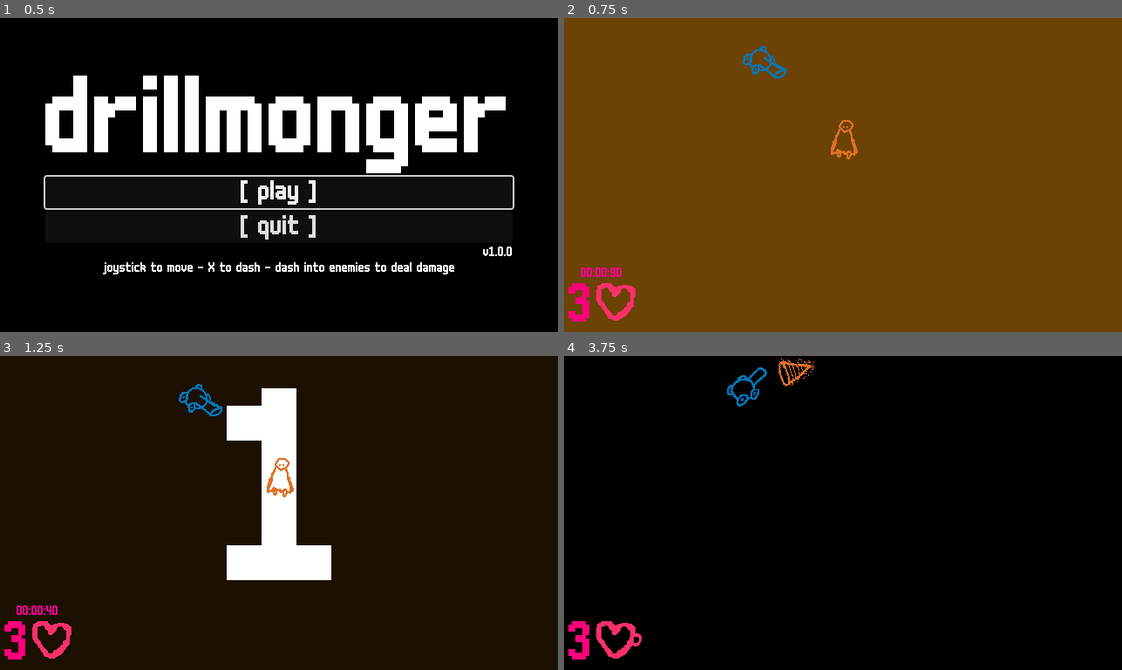
Above: before the commit, frames 1-4 (two rows, left to right).
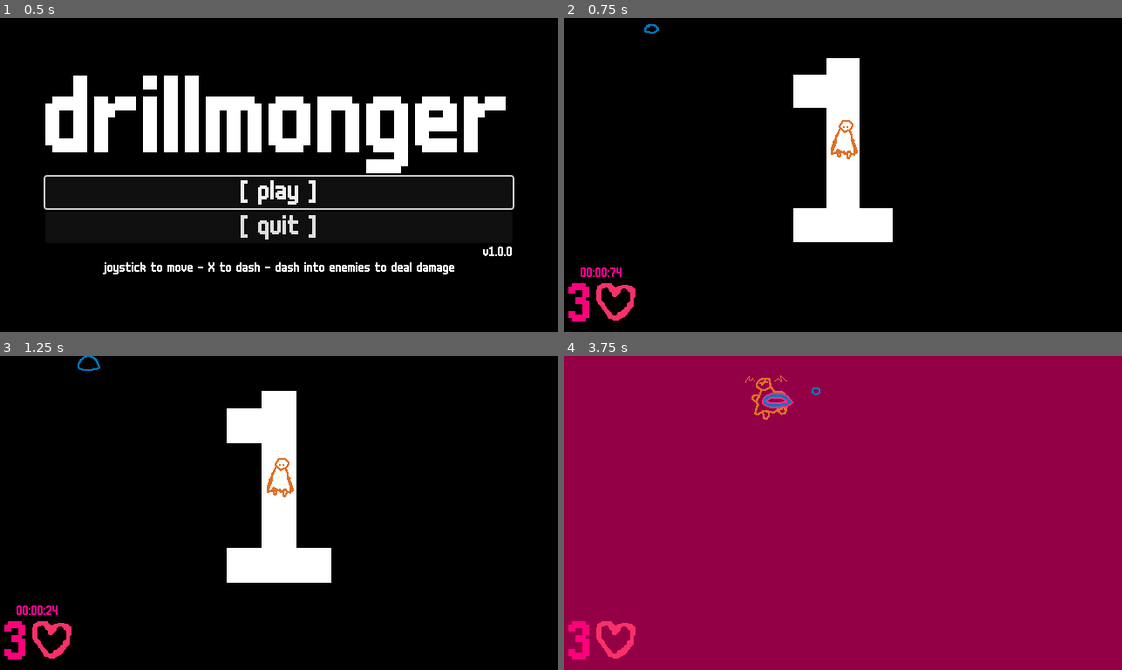
Above: after the commit, the same moments.

Repository: NonGMOTrash/drillmonger
Game: Godot game, scene res://title/title.tscn
The game is run twice, just before and just after one commit, with the same random seed, the same clock (stepped at 60 frames per second) and the same inputs.
Inputs:
- Up to frame 1 (0.5 s): no input
- Up to frame 2 (0.75 s): click "[ play ]" at 0.5 s
- Up to frame 3 (1.25 s): no input
- Up to frame 4 (3.75 s): hold D (right) 1.28-2.03 s; tap Space (dash) every 0.75 s from 1.35 to 3.6 s; hold S (down) 2.03-2.78 s; hold D (right) 2.78-3.53 s; hold W (up) from 3.53 s (still down)

Frame 1 is identical in both runs. In frame 2, 99% of the frame differs, in the area x 0-100%, y 0-100%; in frame 3, 94%; in frame 4, 99%.

Commit message:
added slimes

Diff:
--- a/components/hurtbox/hurtbox.gd
+++ b/components/hurtbox/hurtbox.gd
@@ -35,10 +35,14 @@
 	elif hitbox_parent is Entity:
 		var entity: Entity = hitbox_parent
 		parent.health -= entity.damage
+		parent.velocity -= parent.global_position.direction_to(entity.global_position).normalized() * 325.0
 		was_hit.emit(entity.global_position)
 
 		var particle: Particle = PARTICLE_HIT.instantiate()
-		particle.modulate = COLOR_ORANGE
+		if entity is Player:
+			particle.modulate = COLOR_ORANGE
+		else:
+			particle.modulate = COLOR_PINK
 		particle.global_position = global_position
 		particle.rotation = global_position.direction_to(entity.global_position).angle()
 		get_tree().current_scene.add_child(particle)
--- a/entity/cannon/cannon.gd
+++ b/entity/cannon/cannon.gd
@@ -10,14 +10,11 @@
 @onready var room: Node = get_parent()
 @onready var sound: AudioStreamPlayer2D = $sound
 
-var player: Player
+@onready var player: Player = get_tree().current_scene.player
 
 var projectile: PackedScene = preload("res://projectile/ball/ball.tscn")
 var startup_time: float = STARTUP_TIME
 var shot_time: float = 0.0
-
-func _ready() -> void:
-	player = get_tree().current_scene.player
 
 func _physics_process(delta: float) -> void:
 	if startup_time > 0:
--- a/entity/entity.gd
+++ b/entity/entity.gd
@@ -3,7 +3,7 @@
 
 const MAP_BORDER: Vector2 = Vector2(640, 360)
 
-@export var accel: float = 120.00 * 60.0
+var accel: float = 120.00 * 60.0
 var slow_down: float = 120 * 60.0
 var top_speed: float = 700.0
 
@@ -12,6 +12,7 @@
 var damage: int = 1
 
 signal crossed_map_border
+signal death
 
 func _physics_process(delta: float) -> void:
 	if direction != Vector2.ZERO:
@@ -39,4 +40,5 @@
 		crossed_map_border.emit()
 
 func die() -> void:
+	death.emit()
 	queue_free()
--- a/entity/mage/mage.gd
+++ b/entity/mage/mage.gd
@@ -3,7 +3,7 @@
 
 const STARTUP_TIME: float = 0.8
 const SHOT_INTERVAL: float = 7.0
-const TP_INTERVAL: float = 3.0
+const TP_INTERVAL: float = 2.0
 
 @onready var animation: AnimationPlayer = $AnimationPlayer
 @onready var sprite: Sprite2D = $Sprite2D
--- a/entity/player/player.gd
+++ b/entity/player/player.gd
@@ -6,10 +6,12 @@
 
 const DASH_COOLDOWN: float = 0.01
 const DASH_STRENGTH: float = 1000.0
-const PARRY_WINDOW: float = 0.016
+const PARRY_WINDOW_PROJECITLE: float = 0.016
+const PARRY_WINDOW_MELEE: float = 0.05
 const PARRY_LOCKOUT: float = 0.1
-const PARRY_INVULN_TIME: float = 0.05
+const PARRY_INVULN_TIME: float = 0.07
 const CROSSOVER_INVULN_TIME: float = 0.15
+const HIT_INVULN_TIME: float = 0.05
 const DAMAGE: int = 1
 const HIT_KNOCKBACK: float = 700.0
 
@@ -17,20 +19,23 @@
 @onready var hitbox_cshape: CollisionShape2D = $hitbox/CollisionShape2D
 @onready var hurtbox: Area2D = $hurtbox
 @onready var parrybox: Area2D = $parrybox
+@onready var parrybox_cshape: CollisionShape2D = $parrybox/CollisionShape2D
 @onready var sprite: Sprite2D = $Sprite2D
 @onready var sprite_animation: AnimationPlayer = $Sprite2D/AnimationPlayer
 @onready var animation: AnimationPlayer = $AnimationPlayer
-
 @onready var main: Main = get_parent()
 
+const PARRY_WINDOW_MAX: float = max(PARRY_WINDOW_PROJECITLE, PARRY_WINDOW_MELEE)
+
 var cooldown_dash: float = 0
-var stored_direction: Vector2 = Vector2.ZERO
+var stored_direction: Vector2 = Vector2.DOWN
 var parrying_time: float = 0
 var parrying_lockout: float = 0
 var parry_success: bool = false
 var invuln_time: float = 0
 var recent_crossovers: int = 0 # counts the crossovers in the last second to prevent cheesing with the invuln
 var crossover_reset_time: float = 1.0
+var sprite_old_frame: int = 0
 
 func _init() -> void:
 	accel = 250 * 60
@@ -67,8 +72,9 @@
 	else:
 		if Input.is_action_just_pressed("dash"):
 			if parrying_time <= 0 or parry_success:
-				parrybox.position = velocity.normalized() * 30 + Vector2(0, 6)
-				parrying_time = PARRY_WINDOW
+				var offset: float = parrybox_cshape.shape.radius
+				parrybox.position = velocity.normalized() * offset  + Vector2(0, 6)
+				parrying_time = PARRY_WINDOW_MAX
 				hurtbox.monitoring = false
 				parrybox.monitoring = true
 				parry_success = false
@@ -81,7 +87,8 @@
 
 	main.hud_health.text = str(health)
 
-	if velocity.length() > 400:
+	if velocity.length() > 450:
+		sprite_old_frame = sprite.frame
 		sprite_animation.play("drill")
 		sprite.rotation = velocity.angle()
 		sprite.rotation_degrees -= 90
@@ -95,11 +102,14 @@
 			else:
 				sprite_animation.play("walk_down")
 		else:
-			if sprite_animation.current_animation == "drill":
-				sprite_animation.stop()
+			sprite_animation.stop()
+			if abs(stored_direction.x) > abs(stored_direction.y):
+				sprite.frame = 4
+			elif stored_direction.y < 0:
+				sprite.frame = 8
+			else:
 				sprite.frame = 0
-			else:
-				sprite_animation.stop()
+
 	if direction.x > 0:
 		sprite.flip_h = false
 	elif direction.x < 0:
@@ -118,40 +128,49 @@
 	super._physics_process(delta)
 
 func _on_parrybox_area_entered(area: Area2D) -> void:
-	if parrying_time <= 0 or (not area.get_parent() is Projectile) or invuln_time > 0:
+	var area_parent: Node = area.get_parent()
+	if invuln_time > 0 or area_parent == self:
 		return
-	else:
-		var projectile: Projectile = area.get_parent()
+
+	#prints("projectile time: " PARRY_WINDOW_MAX - parrying_time)
+	#prints("melee time     : ", )
+	if area_parent is Projectile and parrying_time >= PARRY_WINDOW_MAX - PARRY_WINDOW_PROJECITLE:
+		var projectile: Projectile = area_parent
 		projectile.queue_free()
-		animation.play("parry")
-		parrying_time = 0
-		parrying_lockout = 0
-		cooldown_dash = 0
-		parry_success = true
-
-		var particle: Particle = PARTICLE_PARRY.instantiate()
-		particle.global_position = global_position
-		get_tree().current_scene.add_child(particle)
-		if main.room_time <= main.room_time_expected:
-			main.room_time -= 0.5
-			main.hud_animation.play("parry")
-
-		var sound: Sound = SFX_PARRY.instantiate()
-		get_tree().current_scene.add_child(sound)
-
-		main.hitstop(2)
-
-		for overlapping_hitbox in parrybox.get_overlapping_areas():
+	elif area_parent is Entity and parrying_time >= PARRY_WINDOW_MAX - PARRY_WINDOW_MELEE:
+		pass
+	else:
+		return
+
+	animation.play("parry")
+	main.hitstop(3)
+
+	var sound: Sound = SFX_PARRY.instantiate()
+	get_tree().current_scene.add_child(sound)
+
+	var particle: Particle = PARTICLE_PARRY.instantiate()
+	particle.global_position = global_position
+	get_tree().current_scene.add_child(particle)
+
+	if main.room_time <= main.room_time_expected:
+		main.room_time -= 0.5
+		main.hud_animation.play("parry")
+
+	start_invuln(PARRY_INVULN_TIME)
+	parrying_time = 0
+	parrying_lockout = 0
+	cooldown_dash = 0
+	parry_success = true
+
+	for overlapping_hitbox in parrybox.get_overlapping_areas():
 			if overlapping_hitbox.get_parent() is Projectile:
 				overlapping_hitbox.get_parent().queue_free()
-
-		start_invuln(PARRY_INVULN_TIME)
 
 func _on_hitbox_area_entered(area: Area2D) -> void:
 	if area.get_parent() is Entity and area.get_parent() != self:
 		velocity = -global_position.direction_to(area.get_parent().global_position).normalized() * HIT_KNOCKBACK
-		main.hitstop(3)
-		start_invuln(0.05)
+		main.hitstop(4)
+		start_invuln(HIT_INVULN_TIME)
 
 func _on_hitstop_timeout() -> void:
 	if health > 0:
@@ -167,8 +186,8 @@
 	await main.hitstop_timer.timeout
 	if health > 0:
 		main.clear_room(true)
-		main.intensity_mult = 0.6
-		main.new_room(true)
+		main.intensity_mult = 0.5
+		main.new_room()
 
 func _on_crossed_map_border() -> void:
 	recent_crossovers += 1
--- a/entity/player/player.tscn
+++ b/entity/player/player.tscn
@@ -118,13 +118,13 @@
 }
 
 [sub_resource type="CircleShape2D" id="CircleShape2D_dou7l"]
-radius = 3.0
+radius = 4.0
 
 [sub_resource type="CircleShape2D" id="CircleShape2D_pw2tx"]
 radius = 29.0172
 
 [sub_resource type="CircleShape2D" id="CircleShape2D_q55g6"]
-radius = 33.1361
+radius = 38.0
 
 [sub_resource type="Animation" id="Animation_oohlf"]
 length = 0.001
--- /dev/null
+++ b/entity/slime/slime.gd
@@ -0,0 +1,47 @@
+extends Entity
+class_name Slime
+
+# note: startup is built into the length of "spawn" animation
+const MOVE_INTERVAL: float = 0.8
+const MOVE_STRENGTH: float = 500.0
+const SPAWN_INTERVAL: float = 2.4
+
+@onready var sprite: Sprite2D = $Sprite2D
+@onready var hitbox_cshape: CollisionShape2D = $hitbox/CollisionShape2D
+@onready var hurtbox_cshape: CollisionShape2D = $hurtbox/CollisionShape2D
+@onready var sprite_animation: AnimationPlayer = $Sprite2D/AnimationPlayer
+@onready var main: Main = get_tree().current_scene
+@onready var player: Player = main.player
+
+var move_cooldown: float = MOVE_INTERVAL
+var spawn_cooldown: float = SPAWN_INTERVAL
+
+func _init() -> void:
+	health = 3
+	slow_down = 20 * 60.0
+
+func _physics_process(delta: float) -> void:
+	if sprite_animation.is_playing() and sprite_animation.current_animation == "spawn":
+		return
+
+	move_cooldown -= delta
+	if move_cooldown <= 0:
+		velocity = global_position.direction_to(player.global_position).normalized() * MOVE_STRENGTH
+		move_cooldown = MOVE_INTERVAL
+
+	if velocity.length() > 300.0:
+		hitbox_cshape.disabled = false
+		sprite.frame = 1
+	else:
+		hitbox_cshape.disabled = true
+		sprite.frame = 0
+	hurtbox_cshape.disabled = !hitbox_cshape.disabled
+
+	spawn_cooldown -= delta
+	if spawn_cooldown <= 0:
+		var new_slime: Slime = self.duplicate()
+		new_slime.global_position = global_position
+		main.room.add_child(new_slime)
+		spawn_cooldown = SPAWN_INTERVAL
+
+	super._physics_process(delta)
--- /dev/null
+++ b/entity/slime/slime.tscn
@@ -0,0 +1,107 @@
+[gd_scene load_steps=9 format=3 uid="uid://df4udetchymqg"]
+
+[ext_resource type="Script" path="res://entity/slime/slime.gd" id="1_da6gm"]
+[ext_resource type="Texture2D" uid="uid://dhca888i2f81y" path="res://entity/slime/slime.png" id="2_7dm7n"]
+[ext_resource type="PackedScene" uid="uid://b63edxmneogsg" path="res://components/hurtbox/hurtbox.tscn" id="3_psn7x"]
+
+[sub_resource type="Animation" id="Animation_i0q1o"]
+resource_name = "spawn"
+length = 0.5
+tracks/0/type = "value"
+tracks/0/imported = false
+tracks/0/enabled = true
+tracks/0/path = NodePath(".:frame")
+tracks/0/interp = 1
+tracks/0/loop_wrap = true
+tracks/0/keys = {
+"times": PackedFloat32Array(0, 0.0666667, 0.133333, 0.2, 0.266667),
+"transitions": PackedFloat32Array(1, 1, 1, 1, 1),
+"update": 1,
+"values": [2, 3, 4, 5, 0]
+}
+tracks/1/type = "value"
+tracks/1/imported = false
+tracks/1/enabled = true
+tracks/1/path = NodePath("../hurtbox/CollisionShape2D:disabled")
+tracks/1/interp = 1
+tracks/1/loop_wrap = true
+tracks/1/keys = {
+"times": PackedFloat32Array(0, 0.133333),
+"transitions": PackedFloat32Array(1, 1),
+"update": 1,
+"values": [true, false]
+}
+
+[sub_resource type="Animation" id="Animation_ohno8"]
+length = 0.001
+tracks/0/type = "value"
+tracks/0/imported = false
+tracks/0/enabled = true
+tracks/0/path = NodePath(".:frame")
+tracks/0/interp = 1
+tracks/0/loop_wrap = true
+tracks/0/keys = {
+"times": PackedFloat32Array(0),
+"transitions": PackedFloat32Array(1),
+"update": 1,
+"values": [0]
+}
+tracks/1/type = "value"
+tracks/1/imported = false
+tracks/1/enabled = true
+tracks/1/path = NodePath("../hurtbox/CollisionShape2D:disabled")
+tracks/1/interp = 1
+tracks/1/loop_wrap = true
+tracks/1/keys = {
+"times": PackedFloat32Array(0),
+"transitions": PackedFloat32Array(1),
+"update": 1,
+"values": [false]
+}
+
+[sub_resource type="AnimationLibrary" id="AnimationLibrary_pu65r"]
+_data = {
+"RESET": SubResource("Animation_ohno8"),
+"spawn": SubResource("Animation_i0q1o")
+}
+
+[sub_resource type="CapsuleShape2D" id="CapsuleShape2D_45es6"]
+radius = 11.0
+height = 29.9999
+
+[sub_resource type="CapsuleShape2D" id="CapsuleShape2D_mudu8"]
+radius = 5.99993
+height = 31.9996
+
+[node name="slime" type="CharacterBody2D"]
+texture_filter = 1
+motion_mode = 1
+script = ExtResource("1_da6gm")
+
+[node name="Sprite2D" type="Sprite2D" parent="."]
+texture = ExtResource("2_7dm7n")
+hframes = 3
+vframes = 2
+
+[node name="AnimationPlayer" type="AnimationPlayer" parent="Sprite2D"]
+libraries = {
+"": SubResource("AnimationLibrary_pu65r")
+}
+autoplay = "spawn"
+
+[node name="hurtbox" parent="." instance=ExtResource("3_psn7x")]
+visible = false
+
+[node name="CollisionShape2D" type="CollisionShape2D" parent="hurtbox"]
+position = Vector2(0, 1.25)
+rotation = 1.57336
+shape = SubResource("CapsuleShape2D_45es6")
+
+[node name="hitbox" type="Area2D" parent="."]
+collision_layer = 2
+
+[node name="CollisionShape2D" type="CollisionShape2D" parent="hitbox"]
+position = Vector2(0, 4)
+rotation = -1.57579
+shape = SubResource("CapsuleShape2D_mudu8")
+disabled = true
--- a/main/main.gd
+++ b/main/main.gd
@@ -3,6 +3,7 @@
 
 const CANNON: PackedScene = preload("res://entity/cannon/cannon.tscn")
 const MAGE: PackedScene = preload("res://entity/mage/mage.tscn")
+const SLIME: PackedScene = preload("res://entity/slime/slime.tscn")
 
 @onready var player: Player = $player
 @onready var room: Node = $room
@@ -14,6 +15,7 @@
 @onready var hud_timer_label: Label = $HUD/timer_label
 @onready var hud_animation: AnimationPlayer = $HUD/AnimationPlayer
 @onready var hud_health: Label = $HUD/HBoxContainer/health
+@onready var paused_overlay: ColorRect = $paused_overlay
 @onready var results_rooms_cleared: Label = $results/VBoxContainer/rooms_cleared
 @onready var results_animation: AnimationPlayer = $results/AnimationPlayer
 @onready var results_button_again: Button = $results/VBoxContainer/again
@@ -22,7 +24,8 @@
 
 enum ENEMY_TYPES {
 	CANNON,
-	MAGE
+	MAGE,
+	SLIME
 }
 
 var rooms_cleared: int = 0
@@ -32,11 +35,25 @@
 var enemies_left: int = 0
 var room_time: float = 0
 var room_time_expected: float = 0
+var game_paused: bool = false
 
 func _ready() -> void:
 	new_room()
 
 func _physics_process(delta: float) -> void:
+	if Input.is_action_just_pressed("pause"):
+		game_paused = !game_paused
+		get_tree().paused = game_paused
+		paused_overlay.visible = game_paused
+
+	if get_tree().paused:
+		music.pitch_scale = 0.5
+	else:
+		music.pitch_scale = 1.0
+
+	if game_paused:
+		return
+
 	room_time += delta
 
 	var time: float = room_time_expected - room_time
@@ -55,11 +72,6 @@
 			hud_timer_label.text += "0"
 		hud_timer_label.text += str(miliseconds)
 
-	if get_tree().paused:
-		music.pitch_scale = 0.1
-	else:
-		music.pitch_scale = 1.0
-
 func clear_room(was_hit: bool = false):
 	if not was_hit:
 		hitstop(8)
@@ -70,8 +82,8 @@
 		bg_animation.play("flash_orange")
 
 	for child in room.get_children():
-		if child is Entity and child.is_connected("tree_exiting", on_enemy_killed):
-			child.disconnect("tree_exiting", on_enemy_killed)
+		#if child is Entity and child.is_connected("death", on_enemy_death):
+			#child.disconnect("death", on_enemy_death)
 		child.queue_free()
 
 	enemies_left = 0
@@ -83,8 +95,7 @@
 	room_time = 0
 	room_time_expected = 0
 
-func new_room(was_hit: bool = false):
-	clear_room(was_hit)
+func new_room(maze_room: bool = false):
 	room_number.text = str(rooms_cleared+1)
 	room_number_animation.play("popup")
 
@@ -99,7 +110,7 @@
 		var expected_time: float
 
 		while true:
-			match (randi() % 2):
+			match (randi() % 3):
 				ENEMY_TYPES.CANNON:
 					enemy = CANNON.instantiate() as Cannon
 					cost = 1.0
@@ -107,8 +118,12 @@
 				ENEMY_TYPES.MAGE:
 					enemy = MAGE.instantiate() as Mage
 					cost = 5.5
-					expected_time = 2.5
-			if cost <= difficulty_budget or difficulty_budget < 1.0:
+					expected_time = 2.25
+				ENEMY_TYPES.SLIME:
+					enemy = SLIME.instantiate() as Slime
+					cost = 0.8
+					expected_time = 0.9
+			if cost <= difficulty_budget or difficulty_budget < 0.8:
 				break #                           cheapest cost /\
 
 		if enemy:
@@ -122,7 +137,7 @@
 				room.call_deferred("add_child", new_enemy)
 
 				enemies_left += 1
-				new_enemy.connect("tree_exiting", on_enemy_killed)
+				new_enemy.connect("death", on_enemy_death)
 
 		room_time_expected += expected_time
 		difficulty_budget -= cost
@@ -131,26 +146,30 @@
 			break
 
 	enemy_count = enemies_left
-	#room_time_expected = pow(room_time_expected, 1.2)
+	room_time_expected = pow(room_time_expected, 0.88)
 
-func on_enemy_killed() -> void:
+func on_enemy_death() -> void:
 	bg_animation.play("flash_orange_quick")
 	enemies_left -= 1
 
 	if enemies_left == 0:
 		rooms_cleared += 1
-		if intensity_mult >= 1.4:
-			intensity_mult = 0.6
+		if intensity_mult >= 1.8:
+			intensity_mult = 0.5
 		else:
-			intensity_mult += 0.2
+			intensity_mult += 0.1
+			if room_time <= room_time_expected:
+				intensity_mult += 0.15
 
-		new_room(false)
+		clear_room(false)
+		new_room()
 
 func show_results() -> void:
 	#process_mode = PROCESS_MODE_ALWAYS
 	#room.process_mode = PROCESS_MODE_PAUSABLE
 	hitstop_timer.process_mode = Node.PROCESS_MODE_DISABLED
 	hud.visible = false
+	music.pitch_scale = 0.5
 	get_tree().paused = true
 
 	if rooms_cleared == 1:
@@ -161,10 +180,9 @@
 	results_button_again.grab_focus()
 
 func hitstop(frames: int) -> void:
-	if is_inside_tree() and hitstop_timer.is_inside_tree():
-		hitstop_timer.wait_time = (frames as float)/60.0
-		hitstop_timer.start()
-		get_tree().paused = true
+	hitstop_timer.wait_time = (frames as float)/60.0
+	hitstop_timer.start()
+	get_tree().paused = true
 
 func _on_again_pressed() -> void:
 	if not results_animation.is_playing():
--- a/main/main.tscn
+++ b/main/main.tscn
@@ -176,6 +176,46 @@
 "transitions": PackedFloat32Array(1),
 "update": 1,
 "values": [""]
+}
+
+[sub_resource type="Animation" id="Animation_gxpes"]
+resource_name = "parry"
+length = 0.5
+tracks/0/type = "value"
+tracks/0/imported = false
+tracks/0/enabled = true
+tracks/0/path = NodePath("anchor/bonus:modulate")
+tracks/0/interp = 1
+tracks/0/loop_wrap = true
+tracks/0/keys = {
+"times": PackedFloat32Array(0, 0.1, 0.433333, 0.5),
+"transitions": PackedFloat32Array(1, 1, 1, 1),
+"update": 0,
+"values": [Color(1, 0.3, 0, 0), Color(1, 0.3, 0, 1), Color(1, 0.3, 0, 1), Color(1, 0.3, 0, 0)]
+}
+tracks/1/type = "value"
+tracks/1/imported = false
+tracks/1/enabled = true
+tracks/1/path = NodePath("anchor:position")
+tracks/1/interp = 1
+tracks/1/loop_wrap = true
+tracks/1/keys = {
+"times": PackedFloat32Array(0, 0.1, 0.433333, 0.5),
+"transitions": PackedFloat32Array(0.267943, 1, 1, 1),
+"update": 0,
+"values": [Vector2(24, -20), Vector2(24, 6), Vector2(24, 6), Vector2(24, 18)]
+}
+tracks/2/type = "value"
+tracks/2/imported = false
+tracks/2/enabled = true
+tracks/2/path = NodePath("anchor/bonus:text")
+tracks/2/interp = 1
+tracks/2/loop_wrap = true
+tracks/2/keys = {
+"times": PackedFloat32Array(0),
+"transitions": PackedFloat32Array(1),
+"update": 1,
+"values": ["+0.5"]
 }
 
 [sub_resource type="Animation" id="Animation_hys7r"]
@@ -241,52 +281,15 @@
 "values": ["nice!"]
 }
 
-[sub_resource type="Animation" id="Animation_gxpes"]
-resource_name = "parry"
-length = 0.5
-tracks/0/type = "value"
-tracks/0/imported = false
-tracks/0/enabled = true
-tracks/0/path = NodePath("anchor/bonus:modulate")
-tracks/0/interp = 1
-tracks/0/loop_wrap = true
-tracks/0/keys = {
-"times": PackedFloat32Array(0, 0.1, 0.433333, 0.5),
-"transitions": PackedFloat32Array(1, 1, 1, 1),
-"update": 0,
-"values": [Color(1, 0.3, 0, 0), Color(1, 0.3, 0, 1), Color(1, 0.3, 0, 1), Color(1, 0.3, 0, 0)]
-}
-tracks/1/type = "value"
-tracks/1/imported = false
-tracks/1/enabled = true
-tracks/1/path = NodePath("anchor:position")
-tracks/1/interp = 1
-tracks/1/loop_wrap = true
-tracks/1/keys = {
-"times": PackedFloat32Array(0, 0.1, 0.433333, 0.5),
-"transitions": PackedFloat32Array(0.267943, 1, 1, 1),
-"update": 0,
-"values": [Vector2(24, -20), Vector2(24, 6), Vector2(24, 6), Vector2(24, 18)]
-}
-tracks/2/type = "value"
-tracks/2/imported = false
-tracks/2/enabled = true
-tracks/2/path = NodePath("anchor/bonus:text")
-tracks/2/interp = 1
-tracks/2/loop_wrap = true
-tracks/2/keys = {
-"times": PackedFloat32Array(0),
-"transitions": PackedFloat32Array(1),
-"update": 1,
-"values": ["+0.5"]
-}
-
 [sub_resource type="AnimationLibrary" id="AnimationLibrary_dde3j"]
 _data = {
 "RESET": SubResource("Animation_7ipfa"),
 "parry": SubResource("Animation_gxpes"),
 "quick_clear": SubResource("Animation_hys7r")
 }
+
+[sub_resource type="LabelSettings" id="LabelSettings_rdsbf"]
+font_size = 48
 
 [sub_resource type="LabelSettings" id="LabelSettings_fqe47"]
 font_size = 64
@@ -357,27 +360,28 @@
 }
 
 [node name="main" type="Node2D"]
+process_mode = 3
 script = ExtResource("1_fehwr")
 
 [node name="player" parent="." instance=ExtResource("1_1wxa3")]
+process_mode = 1
 position = Vector2(321, 139)
 
 [node name="room" type="Node" parent="."]
+process_mode = 1
 
 [node name="anchor" type="Node2D" parent="."]
-position = Vector2(320, 176.667)
+position = Vector2(320, 180)
 
 [node name="room_number" type="Label" parent="anchor"]
 z_index = -99
 texture_filter = 1
-offset_left = -3.0
+offset_left = -16.0
 offset_top = -7.0
-offset_right = 4.0
+offset_right = 18.0
 offset_bottom = 7.0
-size_flags_horizontal = 4
-size_flags_stretch_ratio = 0.0
+size_flags_vertical = 1
 theme_override_font_sizes/font_size = 0
-text = "0"
 horizontal_alignment = 1
 vertical_alignment = 1
 
@@ -470,6 +474,26 @@
 "": SubResource("AnimationLibrary_dde3j")
 }
 
+[node name="paused_overlay" type="ColorRect" parent="."]
+visible = false
+z_index = 99
+offset_right = 640.0
+offset_bottom = 360.0
+color = Color(0, 0, 0, 0.321569)
+
+[node name="Label" type="Label" parent="paused_overlay"]
+texture_filter = 1
+layout_mode = 1
+anchors_preset = 15
+anchor_right = 1.0
+anchor_bottom = 1.0
+grow_horizontal = 2
+grow_vertical = 2
+text = "[ paused ]"
+label_settings = SubResource("LabelSettings_rdsbf")
+horizontal_alignment = 1
+vertical_alignment = 1
+
 [node name="results" type="ColorRect" parent="."]
 process_mode = 3
 z_index = 4096
@@ -493,9 +517,9 @@
 anchor_right = 0.5
 anchor_bottom = 1.0
 offset_left = -95.0
-offset_top = -360.0
+offset_top = -999.0
 offset_right = 99.0
-offset_bottom = -360.0
+offset_bottom = -999.0
 grow_horizontal = 2
 grow_vertical = 2
 alignment = 1
--- a/project.godot
+++ b/project.godot
@@ -87,6 +87,12 @@
 , Object(InputEventJoypadButton,"resource_local_to_scene":false,"resource_name":"","device":-1,"button_index":0,"pressure":0.0,"pressed":true,"script":null)
 ]
 }
+pause={
+"deadzone": 0.5,
+"events": [Object(InputEventKey,"resource_local_to_scene":false,"resource_name":"","device":-1,"window_id":0,"alt_pressed":false,"shift_pressed":false,"ctrl_pressed":false,"meta_pressed":false,"pressed":false,"keycode":0,"physical_keycode":4194305,"key_label":0,"unicode":0,"location":0,"echo":false,"script":null)
+, Object(InputEventJoypadButton,"resource_local_to_scene":false,"resource_name":"","device":-1,"button_index":6,"pressure":0.0,"pressed":true,"script":null)
+]
+}
 
 [layer_names]
 
--- a/projectile/projectile.gd
+++ b/projectile/projectile.gd
@@ -15,7 +15,7 @@
 
 func _ready() -> void:
 	if point_sprite:
-		get_node(sprite_path).rotation = direction.angle()
+		rotation = direction.angle()
 
 func _physics_process(delta: float) -> void:
 	velocity = direction * speed
Binary file changed: entity/cannon/cannon.png
Binary file changed: entity/mage/mage.png
Binary file added: entity/slime/slime.png
Not shown, added: entity/slime/slime.png.import
Not shown: 1 places in main/main.tscn that only renumber resources
